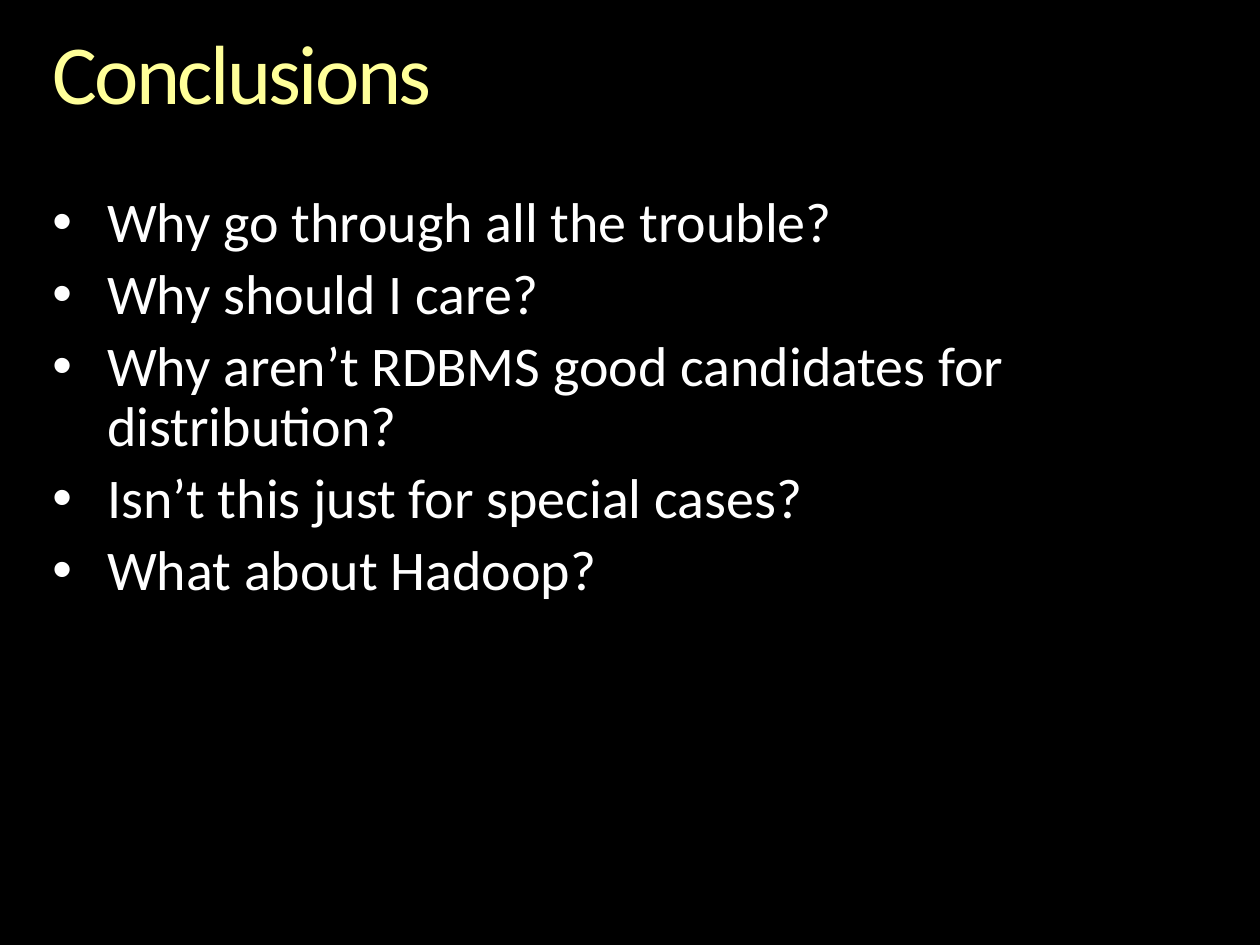
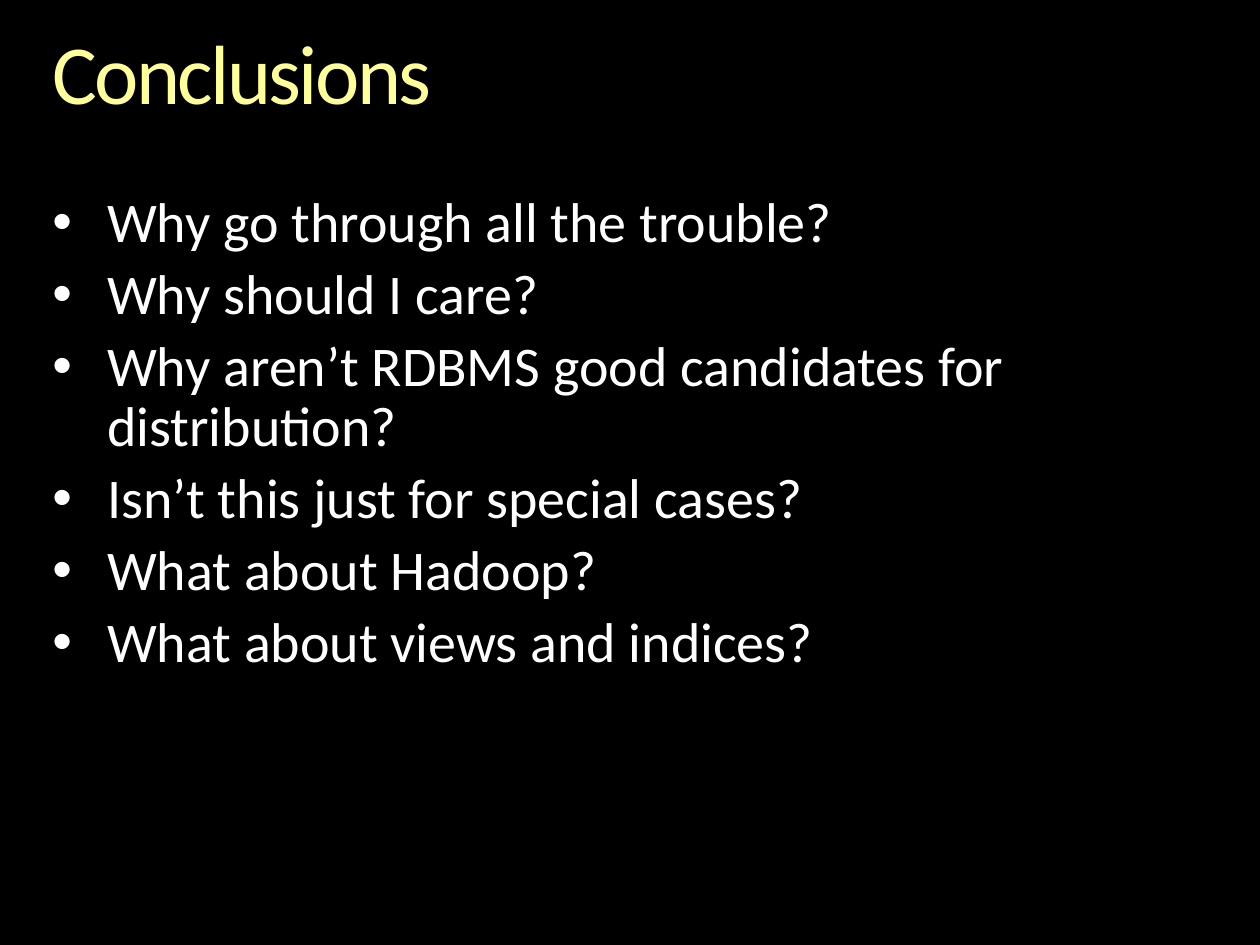
Before and after one commit to WalkingDisaster/Sessions, a slide deck: slide 26 of 2015-01_Codemash/The Silver Lining.pptx. Drawn at 1260x945 pixels with LibreOffice and Linux fonts; fonts in the diff are those of the drawing; background and template pictures are left out. Boxes give left, top, right and bottom in pixels: in the first picture for what was removed or moved away, otherwise in the second. Text is boxed around its words. In the diff, an @@ line names an element or a change of style, - is before the commit and + after.

```diff
--- a/2015-01_Codemash/The Silver Lining.pptx
+++ b/2015-01_Codemash/The Silver Lining.pptx
@@ text at <box>107,623,813,663</box>: paragraph added @@
+• What about views and indices?
```
Also in this commit, not shown: 2 other slides changed.
